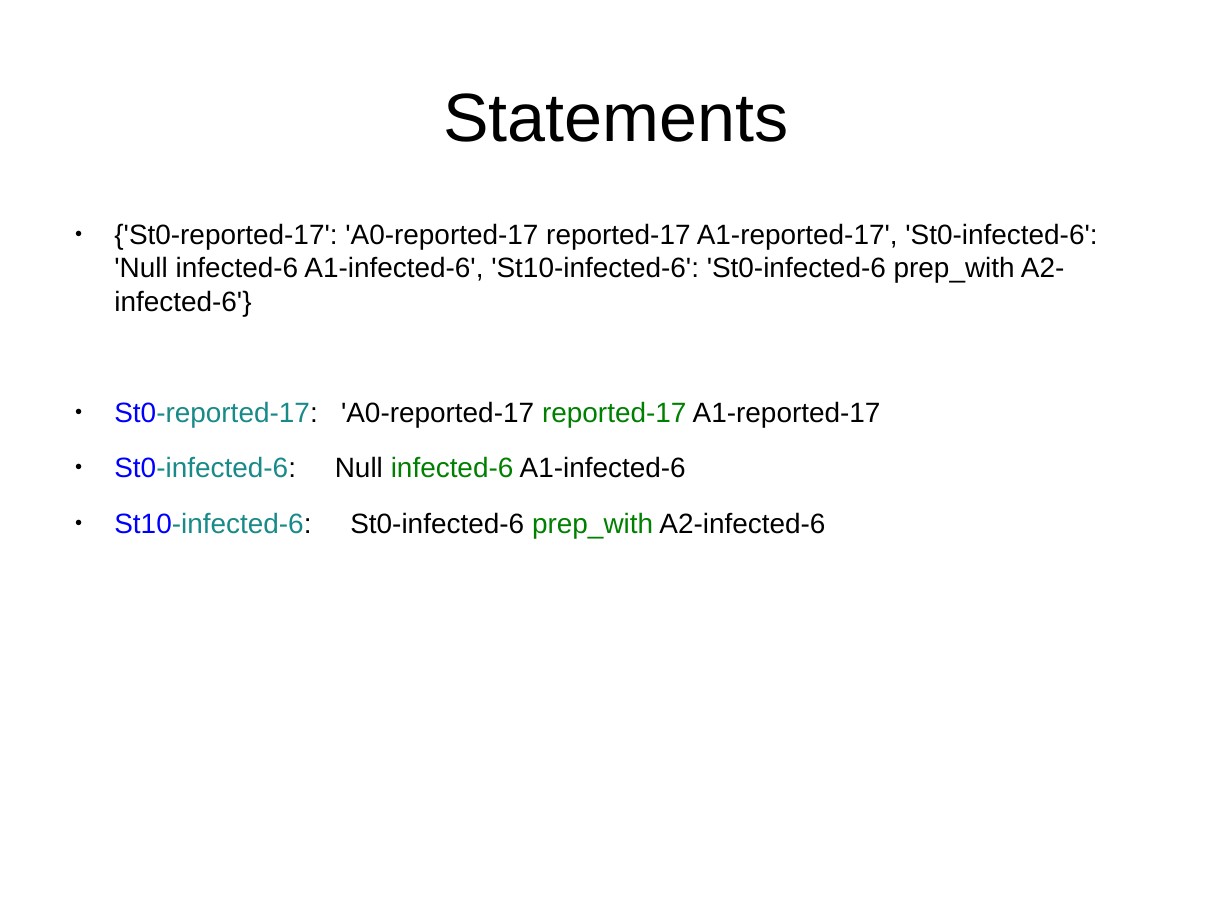
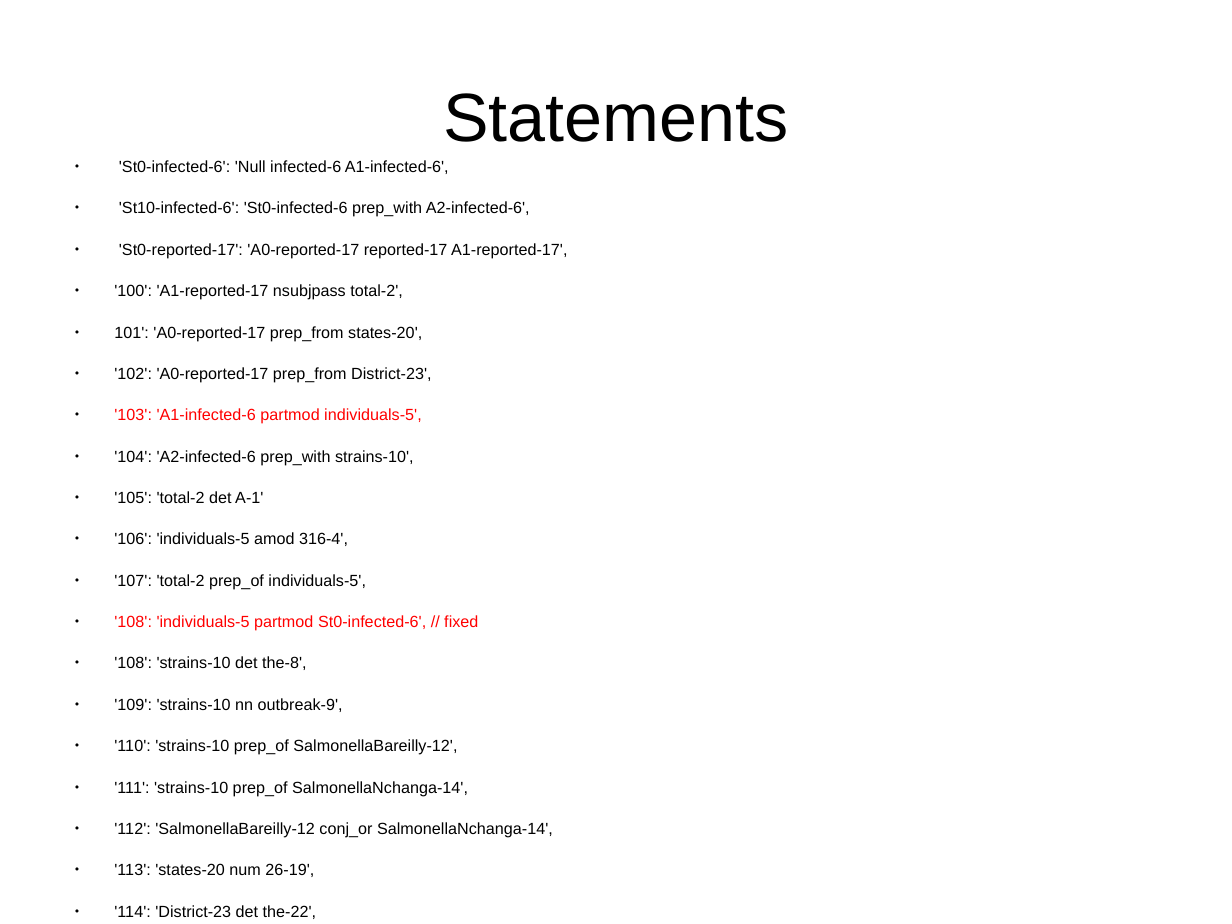
Before and after one commit to adreena/SemanticRoleMiner, a slide deck: slide 12 of testCases/TestCases.odp. Drawn at 1232x924 pixels with LibreOffice and Linux fonts; fonts in the diff are those of the drawing. Boxes give left, top, right and bottom in pixels: in the first picture for what was removed or moved away, otherwise in the second. Text is boxed around its words. In the diff, an @@ line names an element or a change of style, - is before the commit and + after.

```diff
--- a/testCases/TestCases.odp
+++ b/testCases/TestCases.odp
@@ text at box(114, 160, 567, 877): text changed; size 18 to 10.4 pt @@
-● {'St0-reported-17': 'A0-reported-17 reported-17 A1-reported-17', 'St0-infected-6': 'Null infected-6 A1-infected-6', 'St10-infected-6': 'St0-infected-6 prep_with A2-infected-6'}
-● St0-reported-17: 'A0-reported-17 reported-17 A1-reported-17
-● St0-infected-6: Null infected-6 A1-infected-6
-● St10-infected-6: St0-infected-6 prep_with A2-infected-6
+● 'St0-infected-6': 'Null infected-6 A1-infected-6',
+● 'St10-infected-6': 'St0-infected-6 prep_with A2-infected-6',
+● 'St0-reported-17': 'A0-reported-17 reported-17 A1-reported-17',
+● '100': 'A1-reported-17 nsubjpass total-2',
+● 101': 'A0-reported-17 prep_from states-20',
+● '102': 'A0-reported-17 prep_from District-23',
+● '103': 'A1-infected-6 partmod individuals-5',
+● '104': 'A2-infected-6 prep_with strains-10',
+● '105': 'total-2 det A-1'
+● '106': 'individuals-5 amod 316-4',
+● '107': 'total-2 prep_of individuals-5',
+● '108': 'individuals-5 partmod St0-infected-6', // fixed
+● '108': 'strains-10 det the-8',
+● '109': 'strains-10 nn outbreak-9',
+● '110': 'strains-10 prep_of SalmonellaBareilly-12',
+● '111': 'strains-10 prep_of SalmonellaNchanga-14',
+● '112': 'SalmonellaBareilly-12 conj_or SalmonellaNchanga-14',
+● '113': 'states-20 num 26-19',
+● '114': 'District-23 det the-22',
+● '115': 'states-20 conj_and District-23',
+● '116': 'District-23 prep_of Columbia-25'
```
Also in this commit, not shown: 5 other slides changed, 1 slide added, 9 other files.
